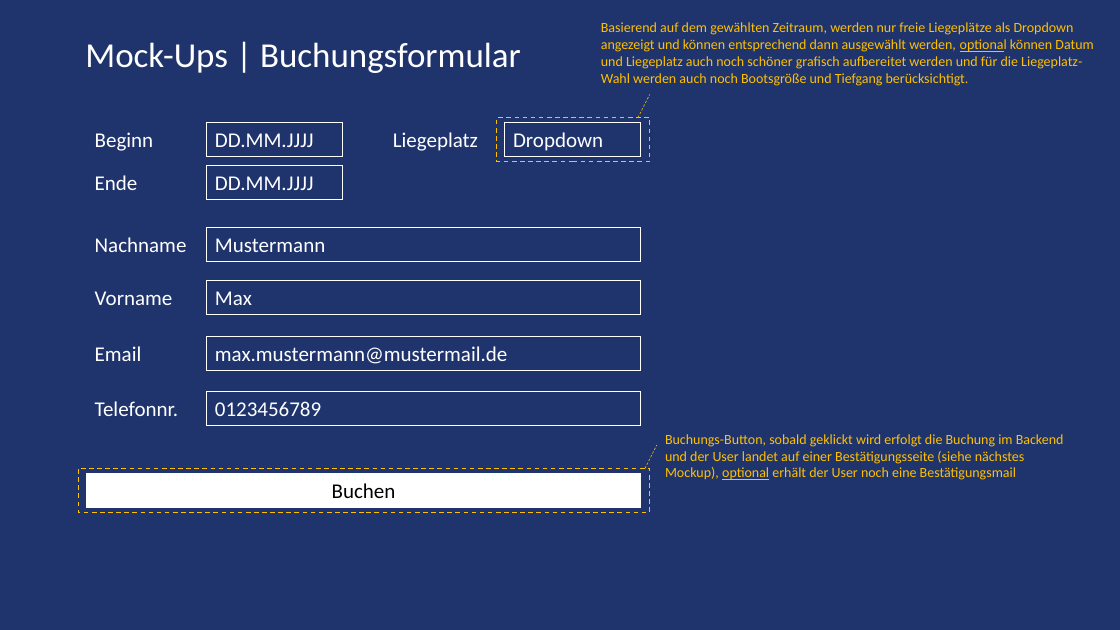
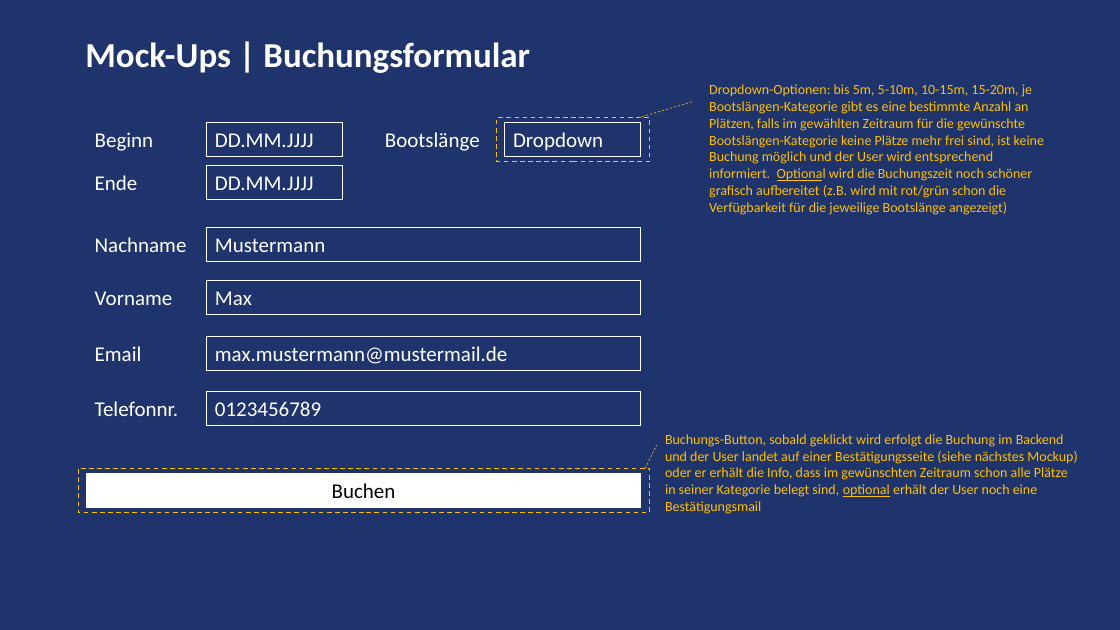
Before and after one commit to blakars/Booking-Website, a slide deck: slide 9 of Orga/Teil1_Geschaeftsvorschlag_223027.pptx. Drawn at 1120x630 pixels with LibreOffice and Linux fonts; fonts in the diff are those of the drawing. Boxes give left, top, right and bottom in pixels: in the first picture for what was removed or moved away, otherwise in the second. Text is boxed around its words. In the diff, an @@ line names an element or a change of style, - is before the commit and + after.

Commit message:
update ppt

```diff
--- a/Orga/Teil1_Geschaeftsvorschlag_223027.pptx
+++ b/Orga/Teil1_Geschaeftsvorschlag_223027.pptx
@@ title "Mock-Ups | Buchungsformular" at bbox=[85, 42, 530, 73]: bold on @@
@@ text at bbox=[709, 84, 1044, 215]: text changed @@
-Basierend auf dem gewählten Zeitraum, werden nur freie Liegeplätze als Dropdown angezeigt und können entsprechend dann ausgewählt werden, optional können Datum und Liegeplatz auch noch schöner grafisch aufbereitet werden und für die Liegeplatz-Wahl werden auch noch Bootsgröße und Tiefgang berücksichtigt.
+Dropdown-Optionen: bis 5m, 5-10m, 10-15m, 15-20m, je Bootslängen-Kategorie gibt es eine bestimmte Anzahl an Plätzen, falls im gewählten Zeitraum für die gewünschte Bootslängen-Kategorie keine Plätze mehr frei sind, ist keine Buchung möglich und der User wird entsprechend informiert. Optional wird die Buchungszeit noch schöner grafisch aufbereitet (z.B. wird mit rot/grün schon die Verfügbarkeit für die jeweilige Bootslänge angezeigt)
@@ line moved from (638, 118) - (650, 94) to (638, 118) - (694, 102) @@
@@ text at bbox=[385, 132, 480, 151]: text changed @@
-Liegeplatz
+Bootslänge
@@ text at bbox=[665, 434, 1077, 514]: text changed @@
-Buchungs-Button, sobald geklickt wird erfolgt die Buchung im Backend und der User landet auf einer Bestätigungsseite (siehe nächstes Mockup), optional erhält der User noch eine Bestätigungsmail
+Buchungs-Button, sobald geklickt wird erfolgt die Buchung im Backend und der User landet auf einer Bestätigungsseite (siehe nächstes Mockup) oder er erhält die Info, dass im gewünschten Zeitraum schon alle Plätze in seiner Kategorie belegt sind, optional erhält der User noch eine Bestätigungsmail
```
Also in this commit, not shown: 9 other slides changed.
